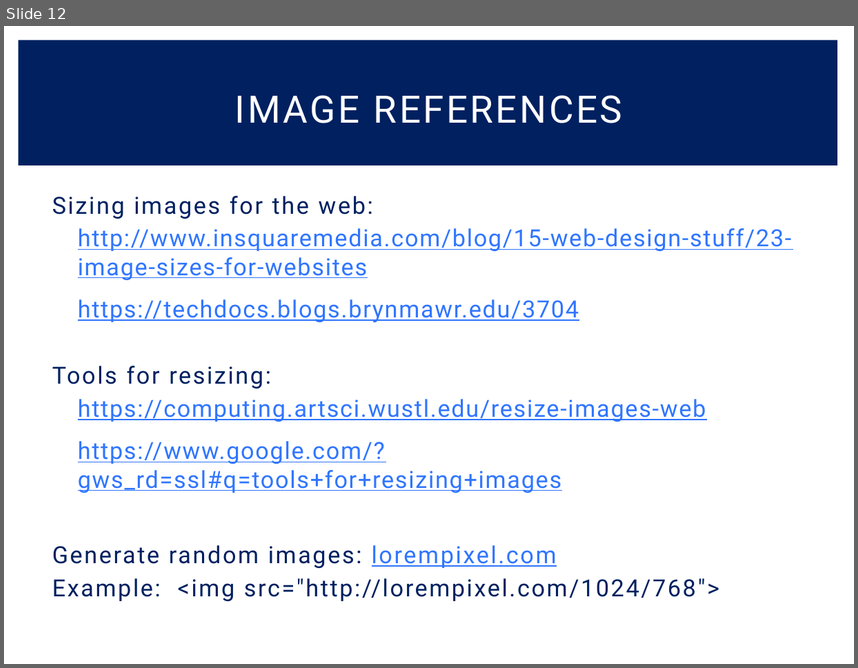
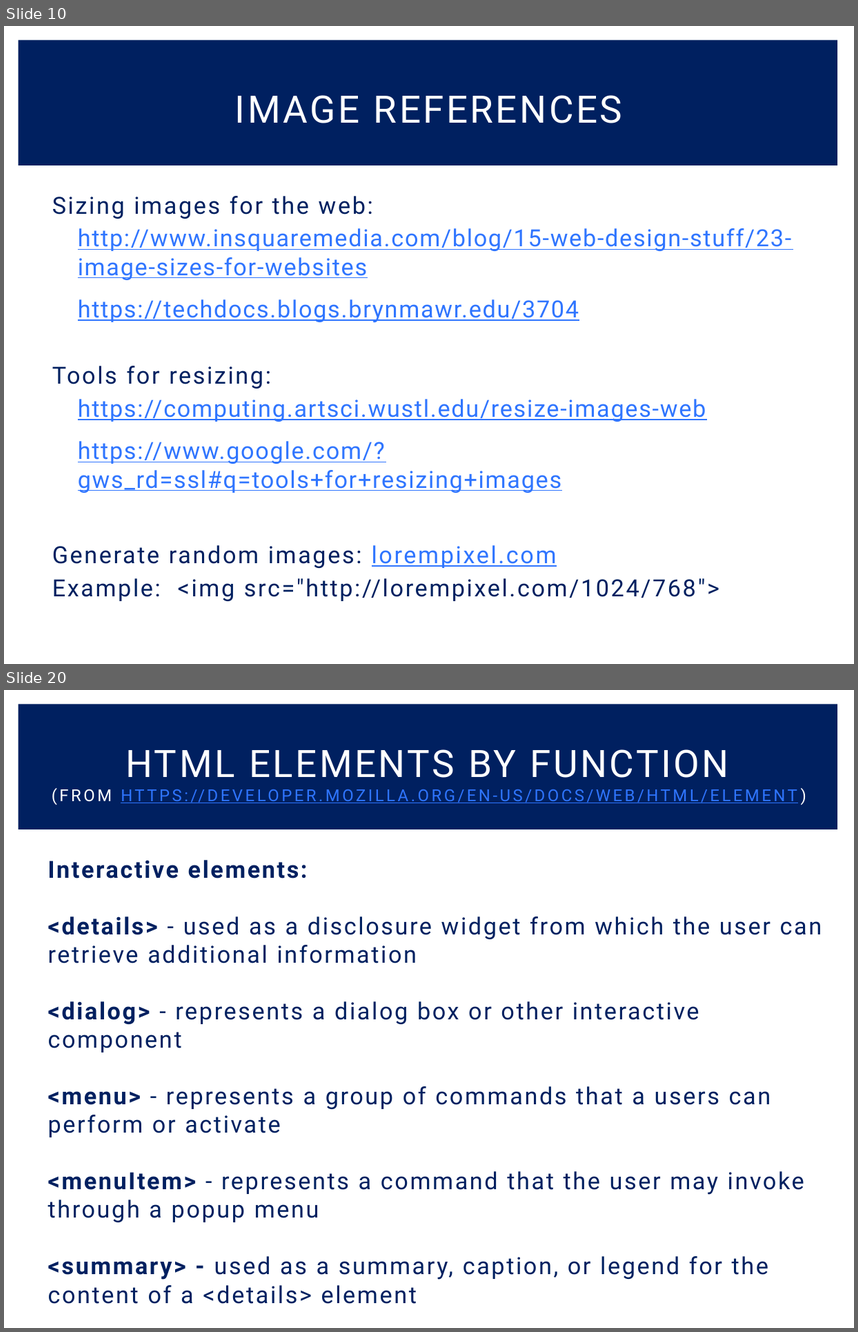
Before and after one commit to ChronoAnomaly/CS-2800, a slide deck: HTML Basics.pptx. Shown one above the other, each under a label of ours: slide 12 before the commit, slides 10 and 20 after it; the slides between them are not shown. The pictures are 858x668 and 858x1332 pixels, drawn with LibreOffice and Linux fonts; fonts in the diff are those of the drawing. Boxes give left, top, right and bottom in pixels: in the first picture for what was removed or moved away, otherwise in the second. Text is boxed around its words. In the diff, an @@ line names an element or a change of style, - is before the commit and + after.

```diff
--- a/HTML Basics.pptx
+++ b/HTML Basics.pptx
@@ slide 20 added at [4,690,854,1328], background #FFFFFF; not listed: 1 template element that a slide beside it also shows @@
@@ title added at [125,749,729,778], 14 pt, text #2F75FF, underline @@
+HTML ELEMENTS BY FUNCTION
+(FROM HTTPS://DEVELOPER.MOZILLA.ORG/EN-US/DOCS/WEB/HTML/ELEMENT)
@@ text added at [48,860,822,1303], 20 pt, text #002060 @@
+Interactive elements:
+<details> - used as a disclosure widget from which the user can retrieve additional information
+<dialog> - represents a dialog box or other interactive component
+<menu> - represents a group of commands that a users can perform or activate
+<menuItem> - represents a command that the user may invoke through a popup menu
+<summary> - used as a summary, caption, or legend for the content of a <details> element
@@ what was slide 12 is now slide 10 @@
```
Also in this commit, not shown: 3 slides changed, 14 other slides added, 1 slide removed, 3 other files.
